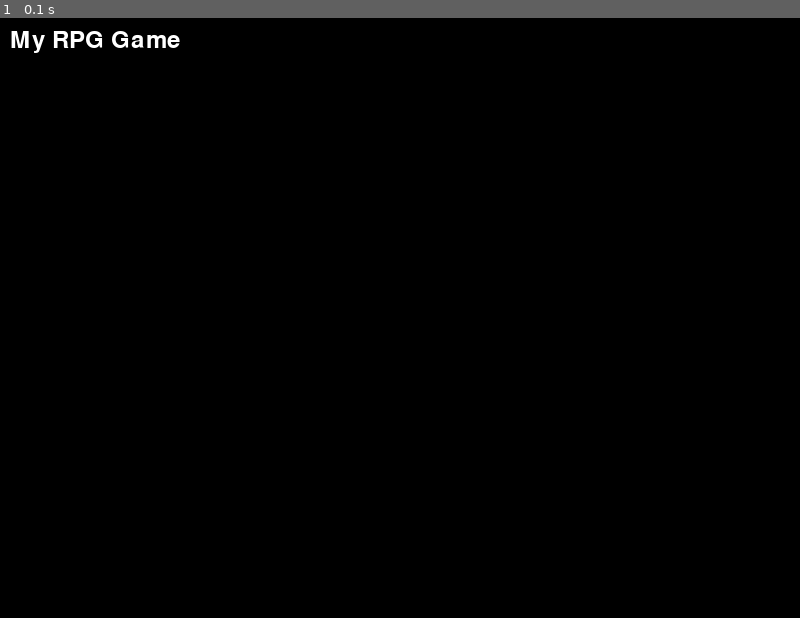
Above: before the commit, frame 1.
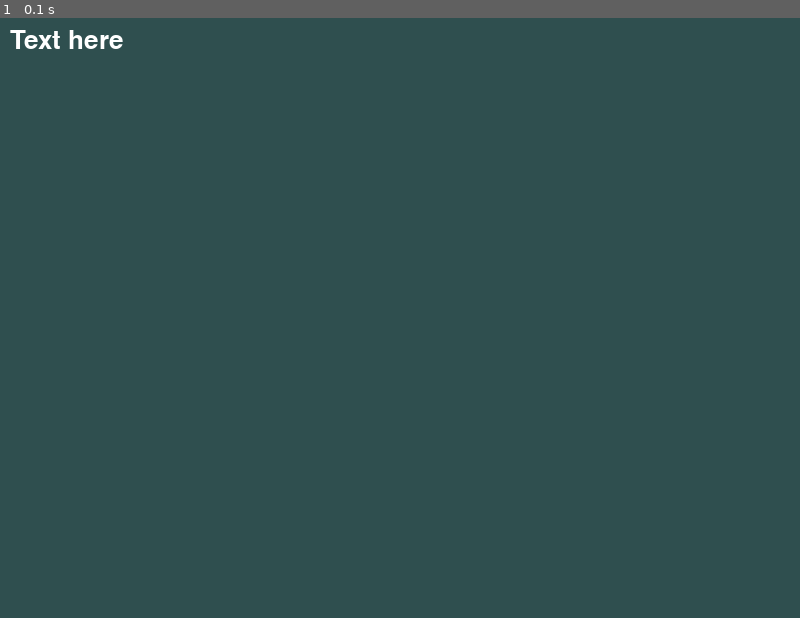
Above: after the commit, the same moment.

Repository: Abendgast/Pygame3
Game: pygame game, started from src/main.py
The game is run twice, just before and just after one commit, with the same random seed, the same clock (stepped at 60 frames per second) and the same inputs.
Inputs:
- Up to frame 1 (0.1 s): no input

The runs differ from the first frame. In frame 1, 100% of the frame differs, in the area x 0-100%, y 0-100%.

Commit message:
Update color scheme

Diff:
--- /dev/null
+++ b/src/colors.py
@@ -0,0 +1,17 @@
+# Головні кольори
+colorBLACK = "#000000"
+colorWHITE = "#FFFFFF"
+colorRED = "#FF0000"
+colorGREEN = "#00FF00"
+colorBLUE = "#0000FF"
+
+# ігрові кольори
+colorGRASS = "#7CFC00"
+colorWATER = "#1E90FF"
+colorSAND = "#F4A460"
+
+# кольори інтерфейсу
+colorUI_BACKGROUND = "#2F4F4F"
+colorUI_TEXT = "#FFFFFF"
+colorUI_BUTTON = "#4682B4"
+colorUI_BUTTON_HOVER = "#5F9EA0"
--- a/src/game.py
+++ b/src/game.py
@@ -1,4 +1,6 @@
 import pygame
+
+from src.colors import colorUI_BACKGROUND, colorWHITE, colorBLACK
 
 
 class Game:
@@ -13,11 +15,11 @@
 
     def draw(self):
         # очищення екрана
-        self.screen.fill((0, 0, 0))  # Заполняем черным цветом
+        self.screen.fill(colorUI_BACKGROUND)
 
         # малювання об'єктів
 
         # малювання тексту
-        font = pygame.font.Font(None, 36)
-        text = font.render("My RPG Game", True, (255, 255, 255))
+        font = pygame.font.Font(None, 38)
+        text = font.render("Text here", True, colorWHITE)
         self.screen.blit(text, (10, 10))
--- a/src/main.py
+++ b/src/main.py
@@ -9,7 +9,7 @@
 SCREEN_WIDTH = 800
 SCREEN_HEIGHT = 600
 screen = pygame.display.set_mode((SCREEN_WIDTH, SCREEN_HEIGHT))
-pygame.display.set_caption("My RPG Game")
+pygame.display.set_caption("GMainScreen")
 
 # екземпляр гри
 game = Game(screen)
